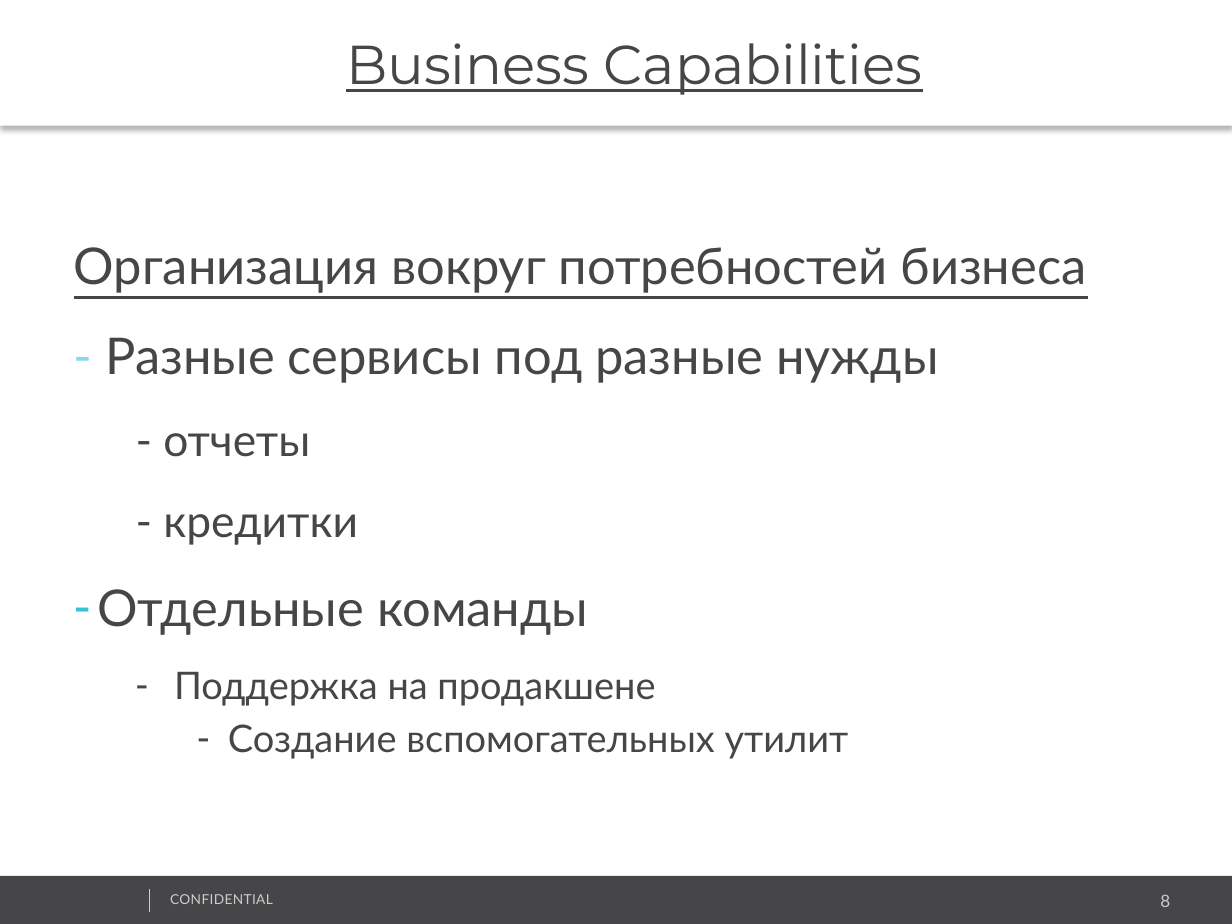
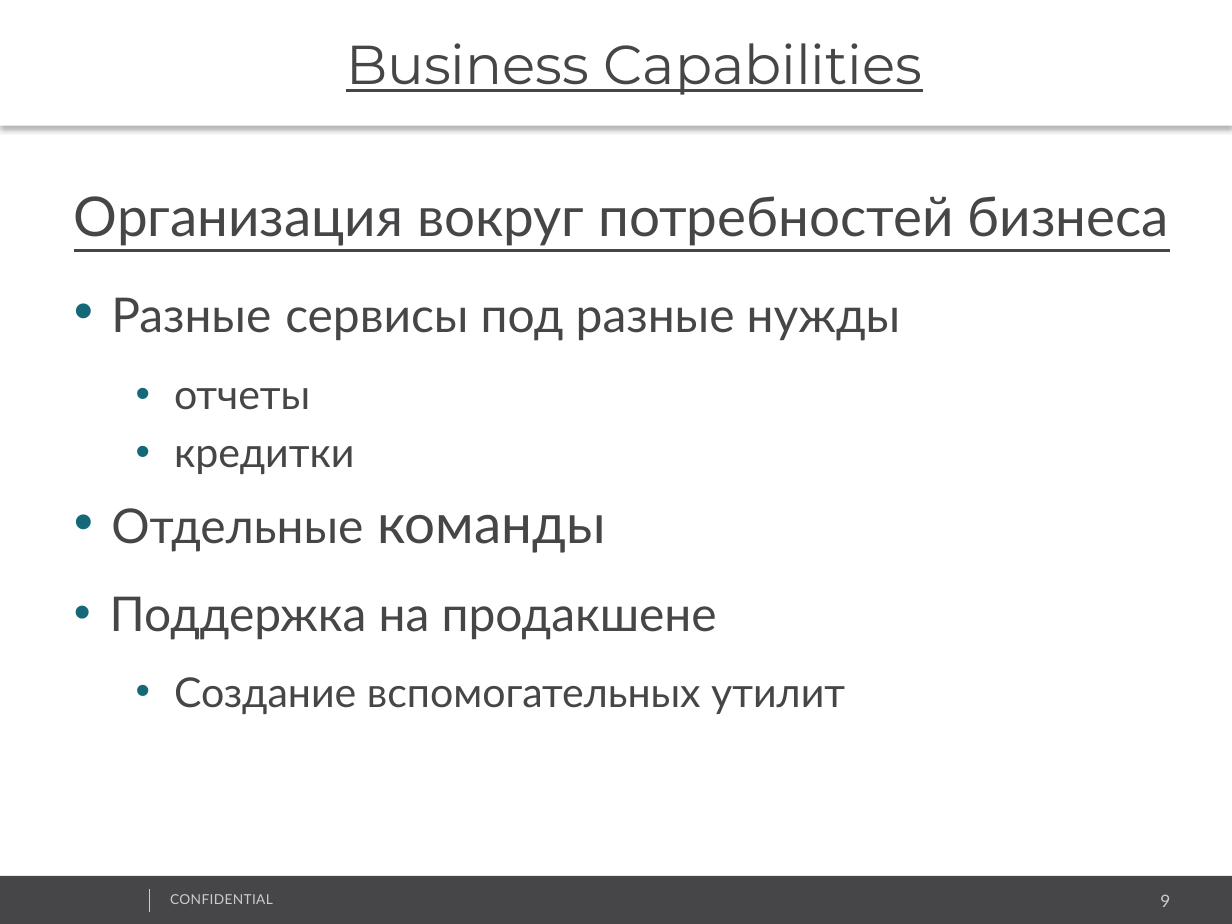
Before and after one commit to vitali-kviatkouski/personal, a slide deck: slide 9 of Microservices_Template.pptx (slide 8 before the commit). Drawn at 1232x924 pixels with LibreOffice and Linux fonts; fonts in the diff are those of the drawing; background and template pictures are left out. Boxes give left, top, right and bottom in pixels: in the first picture for what was removed or moved away, otherwise in the second. Text is boxed around its words. In the diff, an @@ line names an element or a change of style, - is before the commit and + after.

```diff
--- a/Microservices_Template.pptx
+++ b/Microservices_Template.pptx
@@ text "Организация вокруг потребностей бизнеса": place and size @@
-text "Организация вокруг потребностей бизнеса" at [74,247,1086,759]
+text "Организация вокруг потребностей бизнеса" at [74,196,1169,714]
@@ text at [74,196,1169,714]: size 29.6 to 32 pt in "Организация вокруг потребностей бизнеса", "команды"; size 29.6 to 28 pt in "Отдельные"; size 22.2 to 28 pt in "Поддержка на продакшене"; size 22.2 to 24 pt in "Создание вспомогательных утилит"; bullet - to •; bullet colour #39C2D7 to #146878; list level 2 to 1 in "Поддержка на продакшене"; line spacing 1 to 1.2; list level 3 to 2 in "Создание вспомогательных утилит" @@
@@ text at [111,297,900,474]: text changed; size 29.6 to 28 pt @@
-- Разные сервисы под разные нужды
-- отчеты
-- кредитки
+• Разные сервисы под разные нужды
+  • отчеты
+  • кредитки
@@ page number at [1160,894,1170,907]: text changed @@
-8
+9
```
Also in this commit, not shown: 23 other slides changed, 15 slides added, 2 slides removed.
